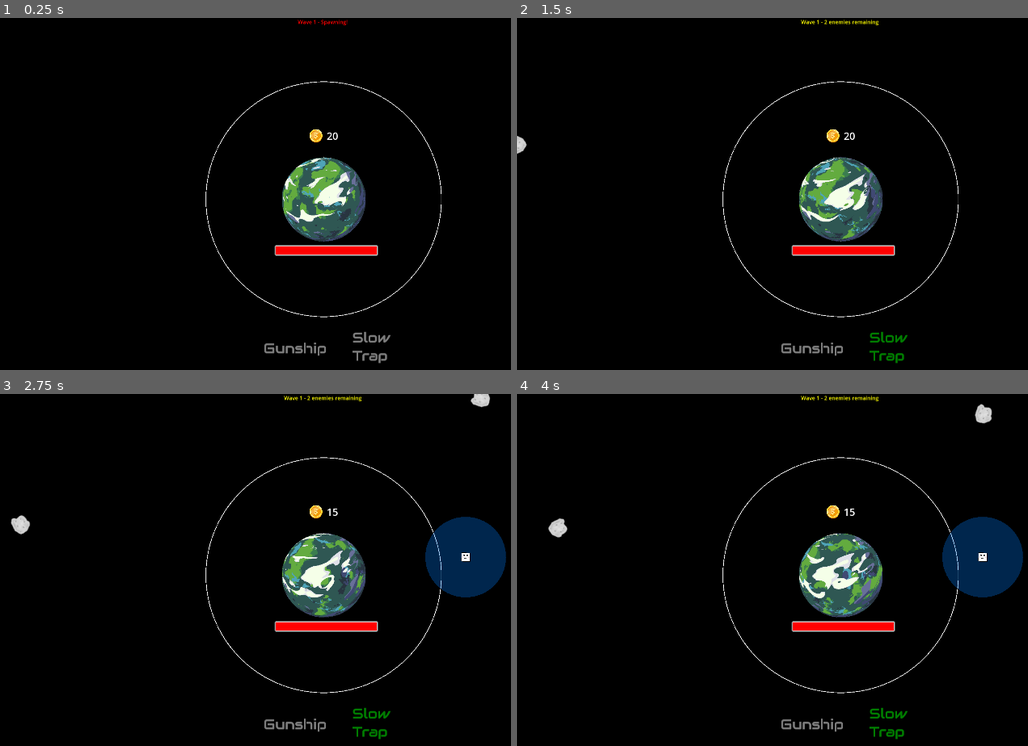
Above: before the commit, frames 1-4 (two rows, left to right).
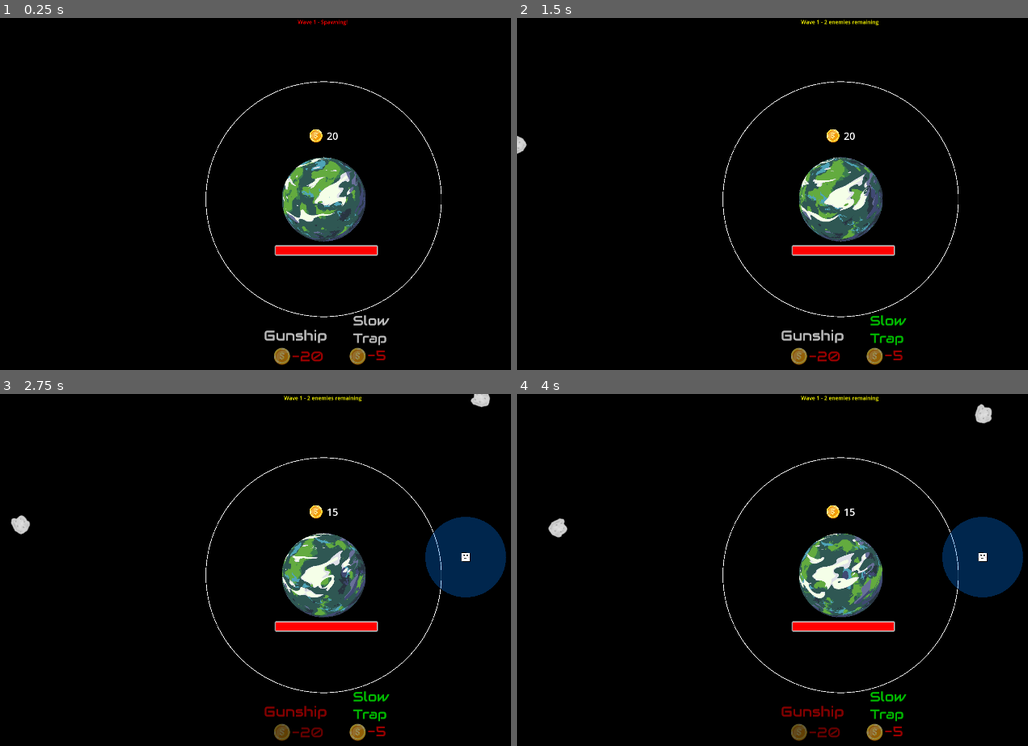
Above: after the commit, the same moments.

Repository: DBordeleau/gmtk-jam-2025
Game: Godot game, scene res://game/scenes/test_scene.tscn
Same seed, same stepped clock (60 frames per second), same inputs: the game is played once before the commit and once after it. The project has no main scene, so this scene is started directly.
Inputs (mouse positions are in pixels of both pictures, inside the frame that each line leads up to):
- Up to frame 1 (0.25 s): no input
- Up to frame 2 (1.5 s): click (813, 345) at 0.5 s; click (890, 345) at 1.25 s
- Up to frame 3 (2.75 s): move the mouse to (465, 555) at 2.02 s; click (465, 555) at 2.17 s
- Up to frame 4 (4 s): move the mouse to (711, 594) at 2.77 s; hold Space (reverse_orbit) 2.78-3.53 s; move the mouse to (905, 496) at 3.52 s

The runs differ from the first frame. In frame 1, 1.0% of the frame differs, in the area x 51-77%, y 84-99%; in frame 2, 1.0%; in frame 3, 1.0%; in frame 4, 1.0%.

Commit message:
Updated structure buttons to show cost

Diff:
--- a/user_interface/structure_select_menu.tscn
+++ b/user_interface/structure_select_menu.tscn
@@ -1,12 +1,14 @@
-[gd_scene load_steps=8 format=3 uid="uid://dfg7ai1lcj16x"]
+[gd_scene load_steps=10 format=3 uid="uid://dfg7ai1lcj16x"]
 
 [ext_resource type="Script" uid="uid://cv64aijy47jeg" path="res://user_interface/structure_select_menu.gd" id="1_xd0mh"]
 [ext_resource type="Texture2D" uid="uid://rfdy8b4hu748" path="res://assets/ui_assets/gunship_normal.png" id="2_0rrrl"]
 [ext_resource type="Texture2D" uid="uid://jwxi6lvv315b" path="res://assets/ui_assets/gunship_selected.png" id="3_o0wgx"]
 [ext_resource type="Texture2D" uid="uid://dcslt8odkiu4r" path="res://assets/ui_assets/gunship_hovered.png" id="4_dpkj7"]
+[ext_resource type="Texture2D" uid="uid://cst5d7nvccusr" path="res://assets/ui_assets/gunship_disabled.png" id="5_lcl1m"]
 [ext_resource type="Texture2D" uid="uid://bvloycl7upsha" path="res://assets/ui_assets/slow_trap_normal.png" id="5_uqmgx"]
 [ext_resource type="Texture2D" uid="uid://b61dpuvme65ik" path="res://assets/ui_assets/slow_trap_selected.png" id="6_lcl1m"]
 [ext_resource type="Texture2D" uid="uid://cgvpovokv62u4" path="res://assets/ui_assets/slow_trap_hovered.png" id="7_ps1ux"]
+[ext_resource type="Texture2D" uid="uid://bxwvw3ga8ya2s" path="res://assets/ui_assets/slow_trap_disabled.png" id="9_ps1ux"]
 
 [node name="StructureSelectMenu" type="Control"]
 layout_mode = 3
@@ -20,7 +22,6 @@
 script = ExtResource("1_xd0mh")
 
 [node name="GunshipButton" type="TextureButton" parent="."]
-modulate = Color(1, 1, 1, 0.490196)
 layout_mode = 1
 anchors_preset = 7
 anchor_left = 0.5
@@ -37,9 +38,9 @@
 texture_normal = ExtResource("2_0rrrl")
 texture_pressed = ExtResource("3_o0wgx")
 texture_hover = ExtResource("4_dpkj7")
+texture_disabled = ExtResource("5_lcl1m")
 
 [node name="SlowAreaButton" type="TextureButton" parent="."]
-self_modulate = Color(1, 1, 1, 0.490196)
 layout_mode = 1
 anchors_preset = 7
 anchor_left = 0.5
@@ -56,3 +57,4 @@
 texture_normal = ExtResource("5_uqmgx")
 texture_pressed = ExtResource("6_lcl1m")
 texture_hover = ExtResource("7_ps1ux")
+texture_disabled = ExtResource("9_ps1ux")
Binary file added: assets/ui_assets/gunship_disabled.png
Not shown, added: assets/ui_assets/gunship_disabled.png.import
Binary file changed: assets/ui_assets/gunship_hovered.png
Binary file changed: assets/ui_assets/gunship_normal.png
Binary file changed: assets/ui_assets/gunship_selected.png
Binary file added: assets/ui_assets/slow_trap_disabled.png
Not shown, added: assets/ui_assets/slow_trap_disabled.png.import
Binary file changed: assets/ui_assets/slow_trap_hovered.png
Binary file changed: assets/ui_assets/slow_trap_normal.png
Binary file changed: assets/ui_assets/slow_trap_selected.png
